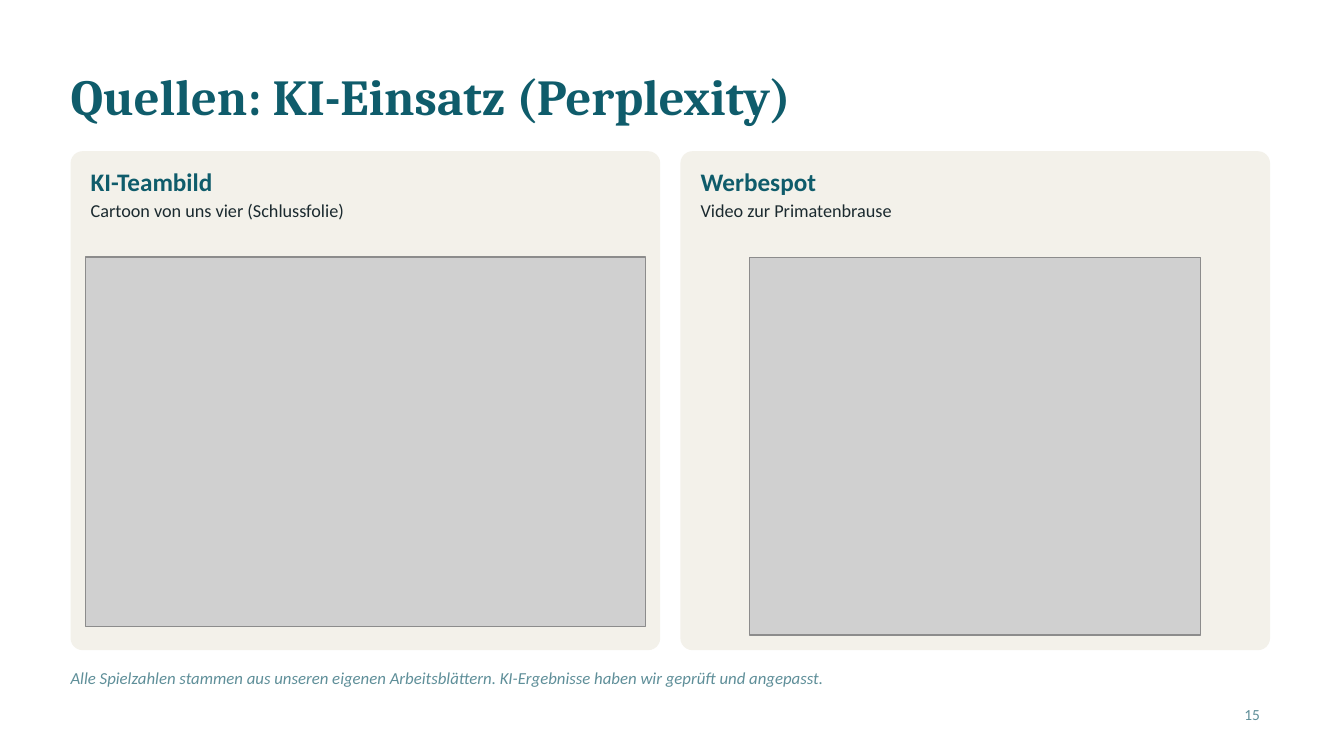
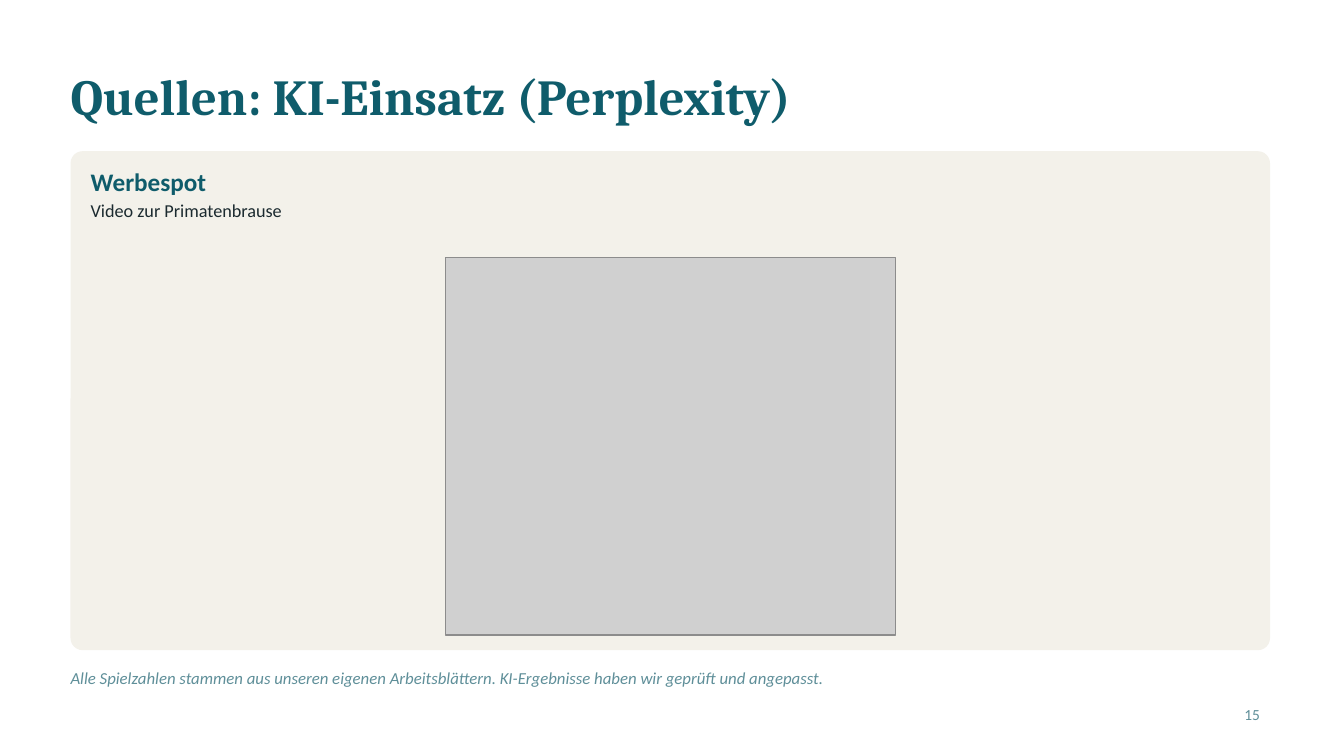
Before and after one commit to jofy0002/claude-workspace, a slide deck: slide 15 of endpraesentation/Elbharz_Endpraesentation.pptx. Drawn at 1344x756 pixels with LibreOffice and Linux fonts; fonts in the diff are those of the drawing; grey boxes stand for pictures. Boxes give left, top, right and bottom in pixels: in the first picture for what was removed or moved away, otherwise in the second. Text is boxed around its words. In the diff, an @@ line names an element or a change of style, - is before the commit and + after.

```diff
--- a/endpraesentation/Elbharz_Endpraesentation.pptx
+++ b/endpraesentation/Elbharz_Endpraesentation.pptx
@@ rounded rectangle: place and size @@
-rounded rectangle at bbox=[71, 151, 660, 650]
+rounded rectangle at bbox=[71, 151, 1270, 650]
@@ text "Werbespot": place and size @@
-text "Werbespot" at bbox=[701, 173, 891, 217]
+text "Werbespot" at bbox=[91, 173, 281, 217]
@@ text removed at bbox=[91, 173, 343, 220] @@
-KI-Teambild
-Cartoon von uns vier (Schlussfolie)
@@ rounded rectangle removed at bbox=[681, 151, 1270, 650] @@
@@ picture removed at bbox=[86, 257, 645, 626] @@
@@ picture: place and size @@
-picture at bbox=[750, 257, 1201, 635]
+picture at bbox=[445, 257, 895, 635]
```
Also in this commit, not shown: 2 other slides changed, 5 other files.
